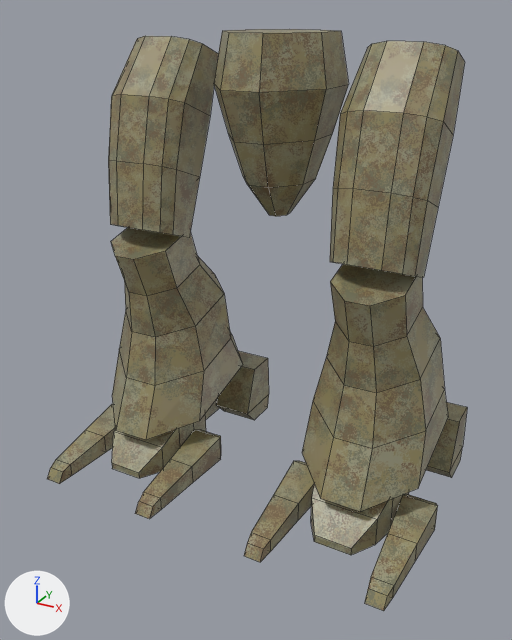
Renders of the Blender file resources/mechparts/legs/mech_legs06.blend from each side of a commit.
Camera for both pictures: a camera (50 mm lens) standing at (0.896, -1.766, 1.333) and looking at (0.018, -0.168, 0.534). Lighting does not change. The marker at lower left points along +X, +Y and +Z. Mesh edges are drawn as thin lines.

In view in the first picture: 'legs'.
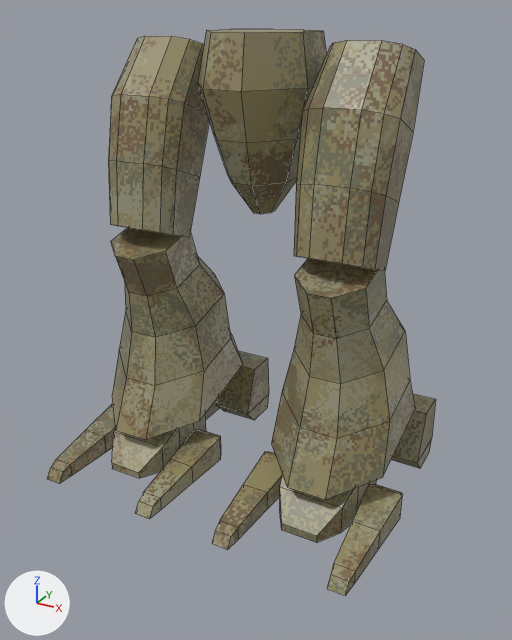
The newer file is also turned or shifted as a whole; pictures and numbers use the older file's frame.

Changed parts and their boxes (x1, y1, x2, y2) in the pictures (512 x 640 px; the box of a moved part takes in the faces that stretch with it):
'legs', reshaped (7% narrower): before (47, 29, 467, 611); after (47, 29, 436, 596)
part 1 of me_legs, moved or reshaped: before (426, 402, 467, 478); after (391, 394, 436, 468)
part 2 of me_legs, moved or reshaped: before (311, 484, 409, 555); after (280, 475, 377, 543)
part 3 of me_legs, moved or reshaped: before (365, 494, 438, 611); after (327, 484, 402, 596)
part 4 of me_legs, moved or reshaped: before (244, 461, 314, 562); after (212, 452, 282, 550)
part 5 of me_legs, moved or reshaped: before (330, 41, 465, 277); after (294, 40, 424, 271)
part 6 of me_legs, moved or reshaped: before (302, 264, 448, 511); after (271, 258, 415, 500)
part 7 of me_legs, moved or reshaped: before (214, 29, 348, 216); after (198, 29, 327, 214)

Patch to the scene script:
```diff
--- a/resources/mechparts/legs/mech_legs06.blend.py
+++ b/resources/mechparts/legs/mech_legs06.blend.py
@@ me_legs @@
 me_legs.from_pydata(...)  # 406 vertices, 352 faces; spans x -0.57..0.57, y -0.485..0.235, z 0.0..1.28
 # used by ob_legs; location = (0.0, 0.0, 0.0)
+# me_legs part 1: the loose piece of 40 vertices spanning x 0.15..0.55, y -0.065..0.235, z 0.0..0.2 is moved by (-0.1, 0.0, 0.0)
+# me_legs part 2: the loose piece of 20 vertices spanning x 0.23..0.47, y -0.345..-0.065, z 0.0..0.2 is moved by (-0.1, 0.0, 0.0)
+# me_legs part 3: the loose piece of 20 vertices spanning x 0.47..0.57, y -0.485..-0.115, z 0.0..0.08 is moved by (-0.1, 0.0, 0.0)
+# me_legs part 4: the loose piece of 20 vertices spanning x 0.13..0.23, y -0.485..-0.115, z 0.0..0.08 is moved by (-0.1, 0.0, 0.0)
+# me_legs part 5: the loose piece of 40 vertices spanning x 0.225..0.474, y -0.238..0.151, z 0.692..1.263 is moved by (-0.1, 0.0, 0.0)
+# me_legs part 6: the loose piece of 40 vertices spanning x 0.178..0.522, y -0.307..0.22, z 0.119..0.755 is moved by (-0.1, 0.0, 0.0)
+# me_legs part 7: the loose piece of 46 vertices spanning x -0.164..0.164, y -0.218..0.23, z 0.8..1.28 is moved by (-0.05, 0.0, 0.0)
 me_legs.materials.append(mat_mat_legs)
```
